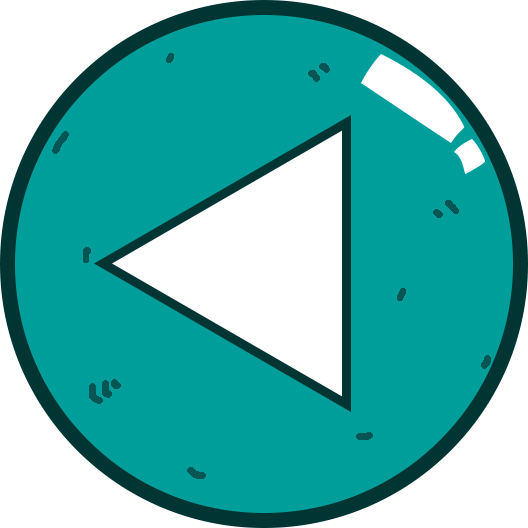
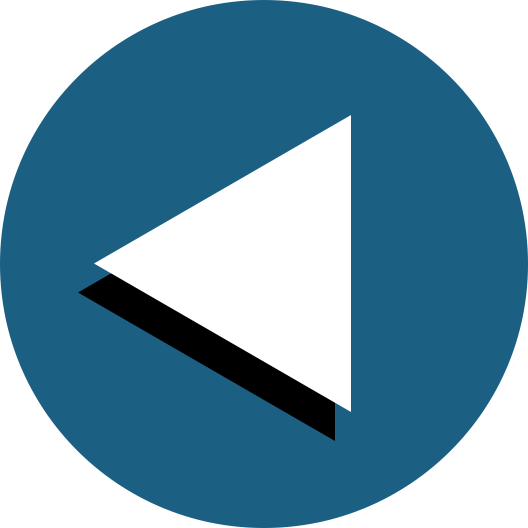
Two versions of the same layered image (528x528). Layer-by-layer changes:
removed layer "Layer 1" over [52, 53, 491, 479]
removed layer "Shape 2" over [454, 139, 485, 174]
removed layer "Shape 1" over [361, 54, 465, 143]
added layer "Polygon 1 copy" above "Polygon 1" over [94, 115, 351, 412]
painted on "Polygon 1" over [78, 115, 351, 441]
painted on "Ellipse 1" over [0, 0, 528, 528]
